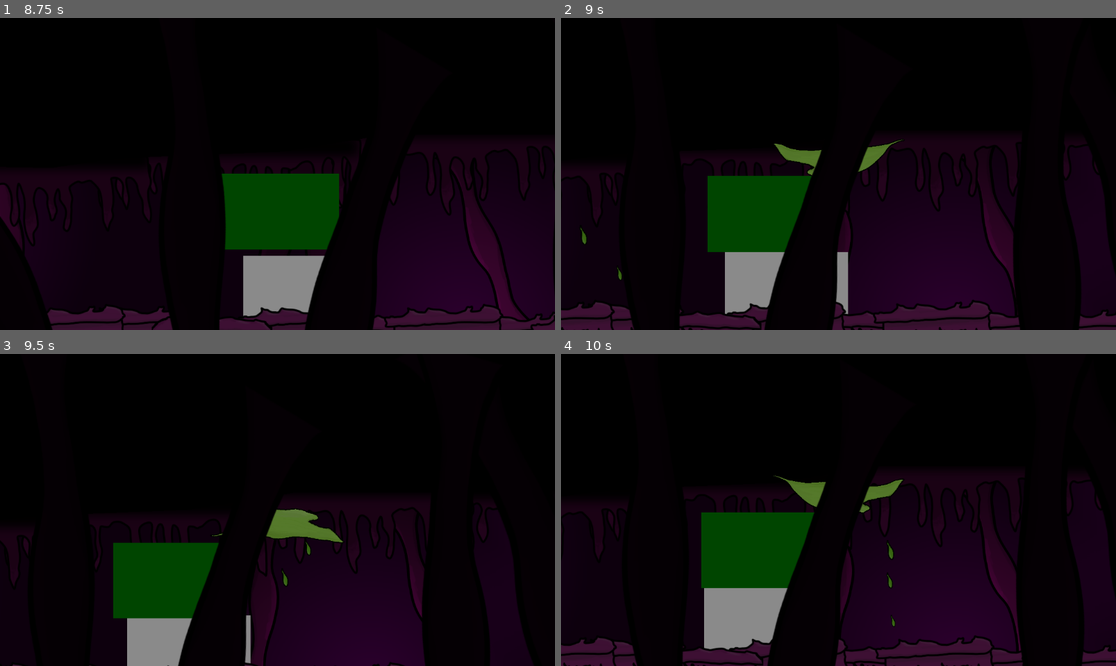
Above: before the commit, frames 1-4 (two rows, left to right).
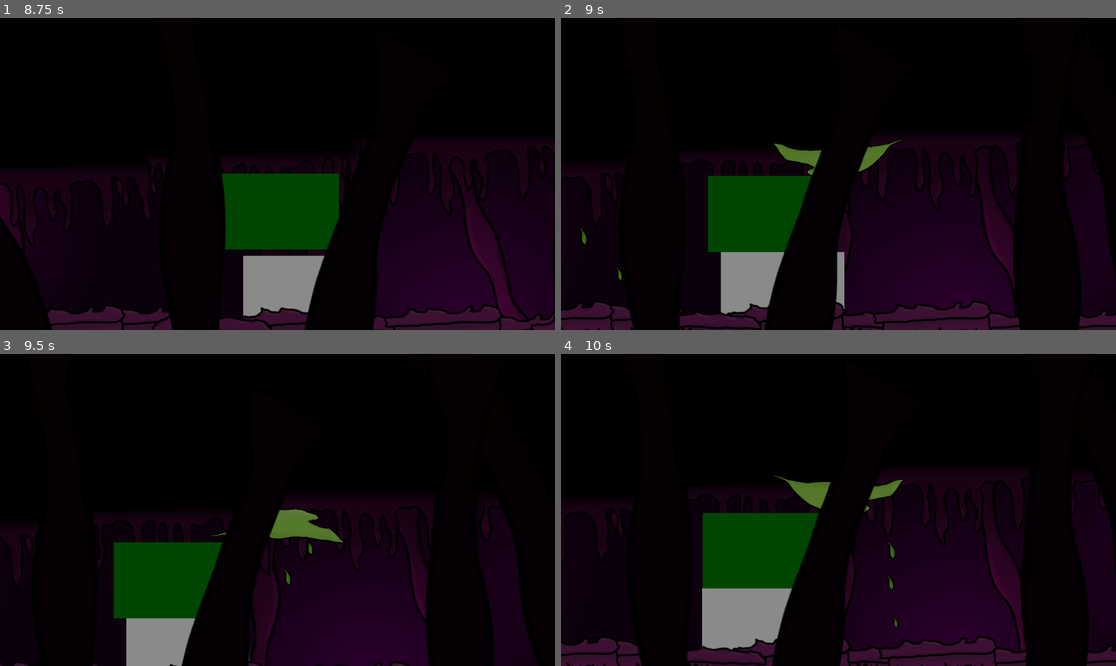
Above: after the commit, the same moments.

Repository: askaine/ParasiteWithinGameJam
Game: Godot game, scene res://world.tscn
Same seed, same stepped clock (60 frames per second), same inputs: the game is played once before the commit and once after it.
Inputs (mouse positions are in pixels of both pictures, inside the frame that each line leads up to):
- Up to frame 1 (8.75 s): tap Enter (ui_accept) at 0.5, 0.77, 1.52, 3.02, 3.77, 4.52, 6.02, 6.77, 7.52 s; move the mouse to (399, 158) at 0.52 s; hold Right (ui_right) 0.53-2.03 s; click (399, 158) at 0.6 s; move the mouse to (166, 189) at 1.27 s; click (166, 189) at 1.35 s; move the mouse to (333, 105) at 2.02 s; hold Left (ui_left) 2.03-2.78 s; hold E (possess) 2.03-2.78 s; click (333, 105) at 2.3 s; move the mouse to (249, 236) at 2.77 s; hold Right (ui_right) 2.78-4.28 s; click (249, 236) at 2.85 s; move the mouse to (444, 220) at 3.52 s; click (444, 220) at 3.6 s; move the mouse to (111, 127) at 4.27 s; hold Left (ui_left) 4.28-5.03 s; tap E (possess) at 4.35 s; click (111, 127) at 4.55 s; move the mouse to (305, 174) at 5.02 s; hold Right (ui_right) 5.03-5.78 s; click (305, 174) at 5.1 s; move the mouse to (194, 96) at 5.77 s; hold Left (ui_left) 5.78-7.28 s; click (194, 96) at 5.85 s; move the mouse to (399, 158) at 6.52 s; hold E (possess) 6.53-7.28 s; click (399, 158) at 6.8 s; move the mouse to (166, 189) at 7.27 s; hold Right (ui_right) from 7.28 s (still down); click (166, 189) at 7.35 s; move the mouse to (333, 105) at 8.02 s; click (333, 105) at 8.1 s
- Up to frame 2 (9 s): keep holding Right (ui_right); move the mouse to (810, 236) at 8.77 s; tap E (possess) at 8.85 s
- Up to frame 3 (9.5 s): keep holding Right (ui_right); tap Enter (ui_accept) at 9.02 s; click (249, 572) at 9.05 s
- Up to frame 4 (10 s): move the mouse to (1005, 556) at 9.52 s; release Right (ui_right) at 9.53 s; hold Left (ui_left) from 9.53 s (still down); click (1005, 556) at 9.6 s; tap Enter (ui_accept) at 9.77 s

Frame 1 is identical in both runs. In frame 2, 0.3% of the frame differs, in the area x 26-52%, y 50-95%; in frame 3, 2.3%; in frame 4, 3.7%, in the area x 0-100%, y 39-100%.

Commit message:
stealing skills feature

Diff:
--- a/scripts/EnemyController.gd
+++ b/scripts/EnemyController.gd
@@ -58,7 +58,7 @@
 	# Check line of sight
 	if has_line_of_sight(enemy, target):
 		stop_movement(enemy)
-		enemy.shoot_at(target)
+		enemy.shoot_at(target.global_position)
 	else:
 		move_towards(enemy, target, 50) # move closer slowly if blocked
 
--- /dev/null
+++ b/scripts/PatrolEnemy.gd
@@ -0,0 +1,26 @@
+# first_enemy.gd
+extends Pawn
+class_name PatrolEnemy
+
+var patrol_direction: int = 1
+@export var patrol_speed: float = 100.0
+@export var attack_range: float = 200.0
+
+#func _physics_process(delta: float) -> void:
+	#if controller == null or controller.controlled_pawn != self:
+		#_ai_behavior(delta)
+	#else:
+		#controller.handle_input(delta)
+#
+	#move_and_slide()
+
+#func _ai_behavior(delta: float) -> void:
+	## simple patrol
+	#move_horizontal(patrol_direction * patrol_speed)
+	#if is_on_wall():
+		#patrol_direction *= -1
+#
+	## Example: attack logic
+	#var target = _find_nearest_target()
+	#if target and global_position.distance_to(target.global_position) < attack_range:
+		#_use_skill(0) # first skill
--- a/scripts/Pawn.gd
+++ b/scripts/Pawn.gd
@@ -90,10 +90,10 @@
 func is_on_surface() -> bool:
 	return is_on_floor() or is_on_ceiling()
 
-func shoot_at(target: Node) -> void:
+func shoot_at(cords: Vector2) -> void:
 	if not has_node("BulletSpawner"):
 		return
 	var spawner = get_node("BulletSpawner")
 	if not spawner.has_method("shoot"):
 		return
-	spawner.shoot(target.global_position)
+	spawner.shoot(cords)
--- a/scripts/PlayerController.gd
+++ b/scripts/PlayerController.gd
@@ -1,4 +1,4 @@
-extends Node
+extends Node2D
 
 var controlled_pawn: Node = null  # Only the currently possessed pawn
 var possess_pressed: bool = false  # debounce for possess input
@@ -19,6 +19,9 @@
 			controlled_pawn.change_surface()
 		else:
 			controlled_pawn.jump()
+
+	if Input.is_action_just_pressed("attack"):
+		controlled_pawn.shoot_at(get_global_mouse_position())
 
 
 	if controlled_pawn.velocity.y>0:
@@ -47,7 +50,6 @@
 					# Disable collision while in the air
 					if controlled_pawn.has_node("CollisionShape2D"):
 						controlled_pawn.get_node("CollisionShape2D").disabled = true
-
 
 
 					# Calculate jump target
@@ -90,12 +92,6 @@
 	else:
 		possess_pressed = false  # reset when key released
 
-
-
-
-
-
-
 # Find a nearby pawn using the pawn's InteractionArea
 func find_nearby_pawn(current_pawn: Node) -> Node:
 	if not current_pawn:
Not shown, added: scripts/PatrolEnemy.gd.uid
